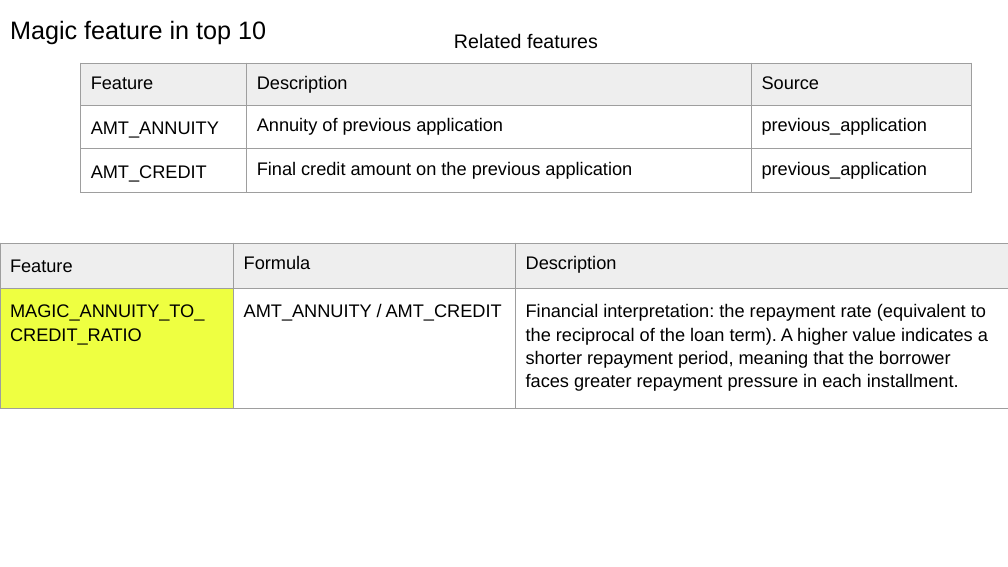
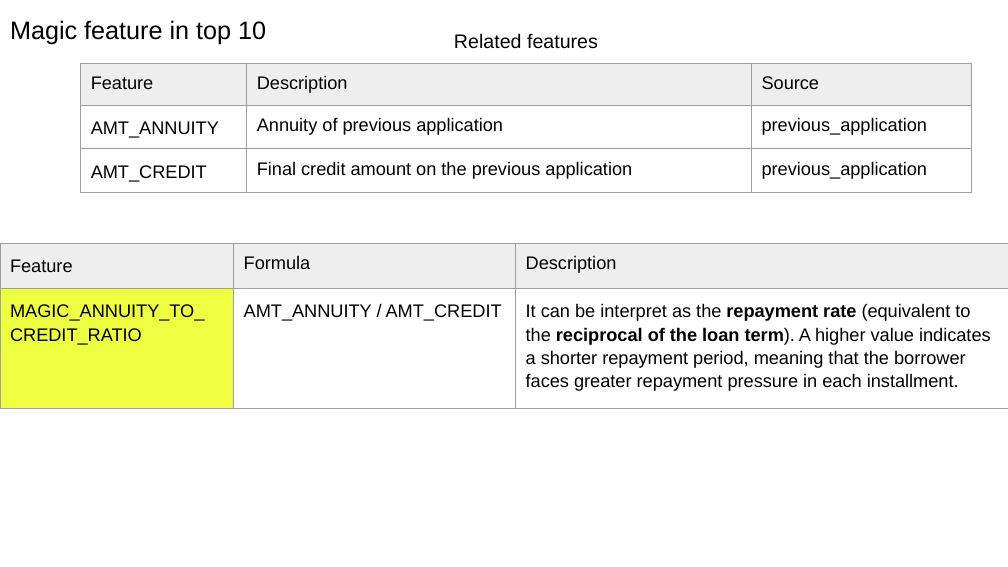
Before and after one commit to Shangguanmoxi520/ml_final_project, a slide deck: slide 17 of ml_final_project.pptx (slide 16 before the commit). Drawn at 1008x567 pixels with LibreOffice and Linux fonts; fonts in the diff are those of the drawing. Boxes give left, top, right and bottom in pixels: in the first picture for what was removed or moved away, otherwise in the second. Text is boxed around its words. In the diff, an @@ line names an element or a change of style, - is before the commit and + after.

```diff
--- a/ml_final_project.pptx
+++ b/ml_final_project.pptx
@@ table at (0, 243, 1008, 567) @@
-row 2, column 3: Financial interpretation: the repayment rate (equivalent to the reciprocal of the loan term). A higher value indicates a shorter repayment period, meaning that the borrower faces greater repayment pressure in each installment.
+row 2, column 3: It can be interpret as the repayment rate (equivalent to the reciprocal of the loan term). A higher value indicates a shorter repayment period, meaning that the borrower faces greater repayment pressure in each installment.
```
Also in this commit, not shown: 6 other slides changed, 2 slides added.
